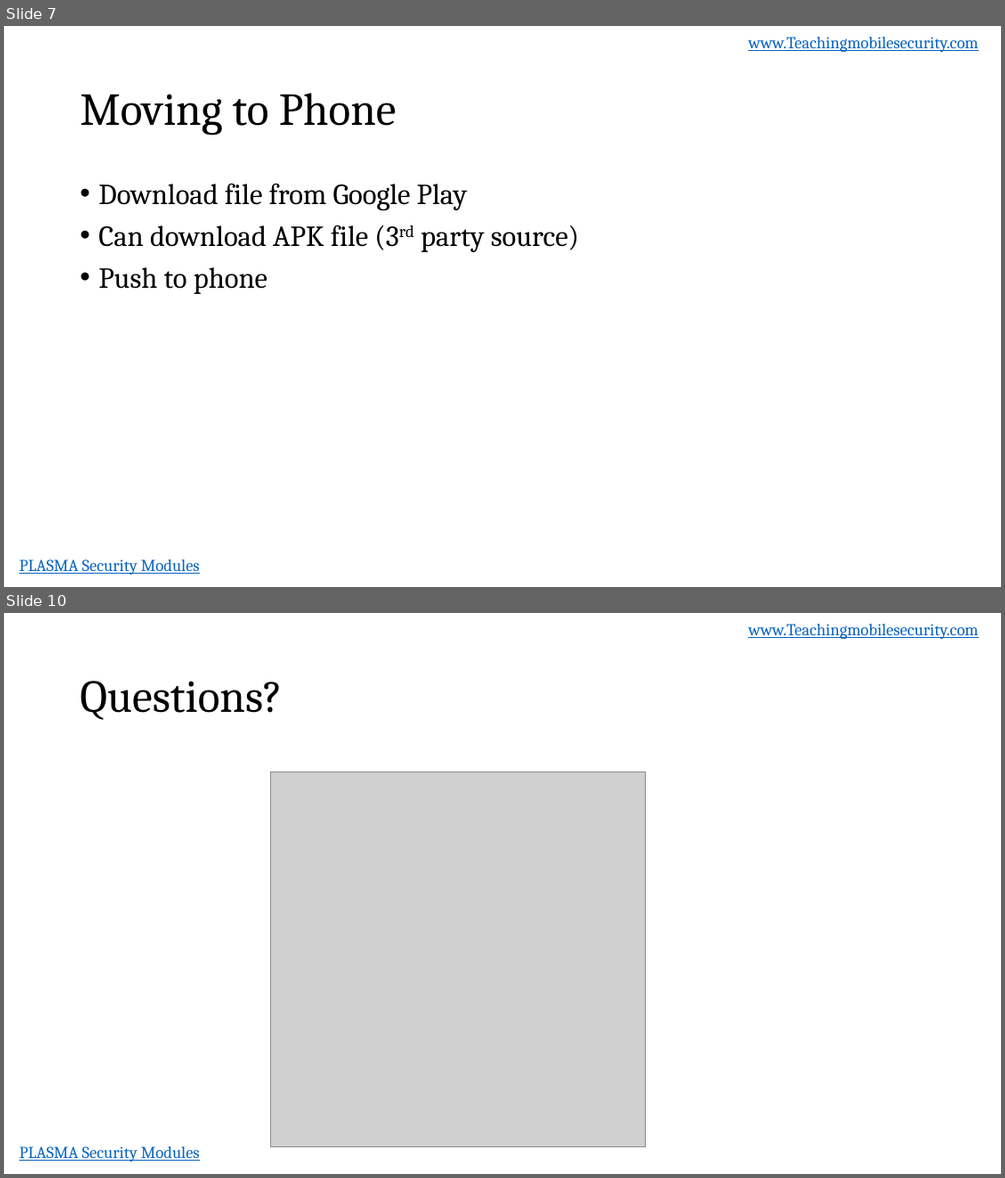
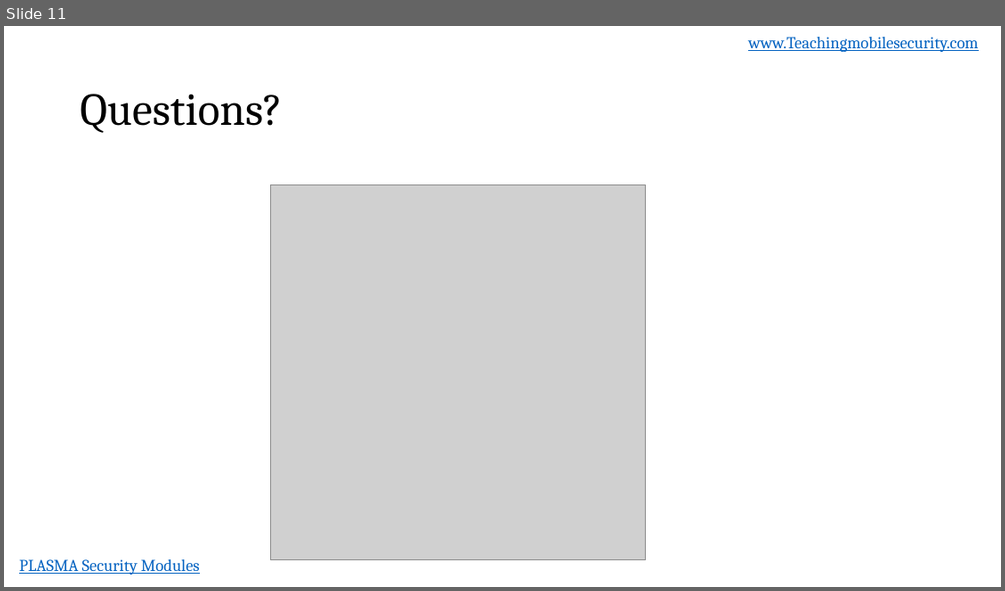
Before and after one commit to dan7800/VulnerableAndroidAppOracle, a slide deck: Vulnerabilities/AndroidIntro/AndroidIntroduction.pptx. Shown one above the other, each under a label of ours: slides 7 and 10 before the commit, slide 11 after it; the slides between them are not shown. The pictures are 1005x1178 and 1005x591 pixels, drawn with LibreOffice and Linux fonts; fonts in the diff are those of the drawing; grey boxes stand for pictures; background and template pictures are left out. Boxes give left, top, right and bottom in pixels: in the first picture for what was removed or moved away, otherwise in the second. Text is boxed around its words. In the diff, an @@ line names an element or a change of style, - is before the commit and + after.

```diff
--- a/Vulnerabilities/AndroidIntro/AndroidIntroduction.pptx
+++ b/Vulnerabilities/AndroidIntro/AndroidIntroduction.pptx
@@ slide 7 removed at [4, 26, 1001, 587], background #FFFFFF; not listed: 2 template elements that a slide beside it also shows @@
@@ title removed at [80, 93, 396, 135] @@
-Moving to Phone
@@ text removed at [98, 184, 579, 294] @@
-• Download file from Google Play
-• Can download APK file (3rd party source)
-• Push to phone
@@ what was slide 10 is now slide 11 @@
```
Also in this commit, not shown: 2 slides changed, 8 slides added, 6 other slides removed.
